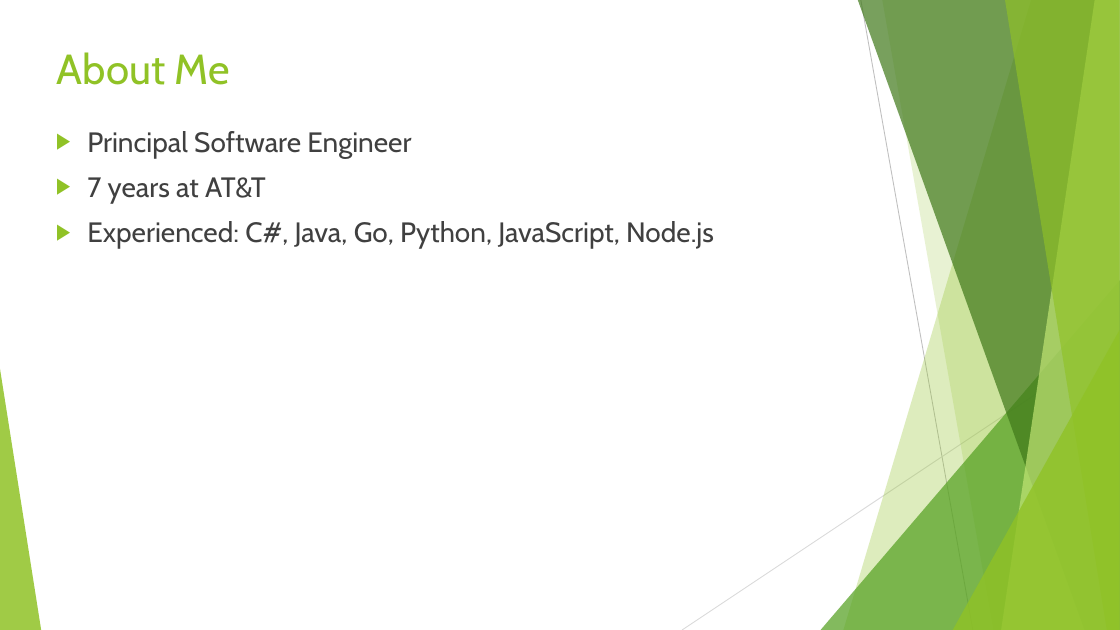
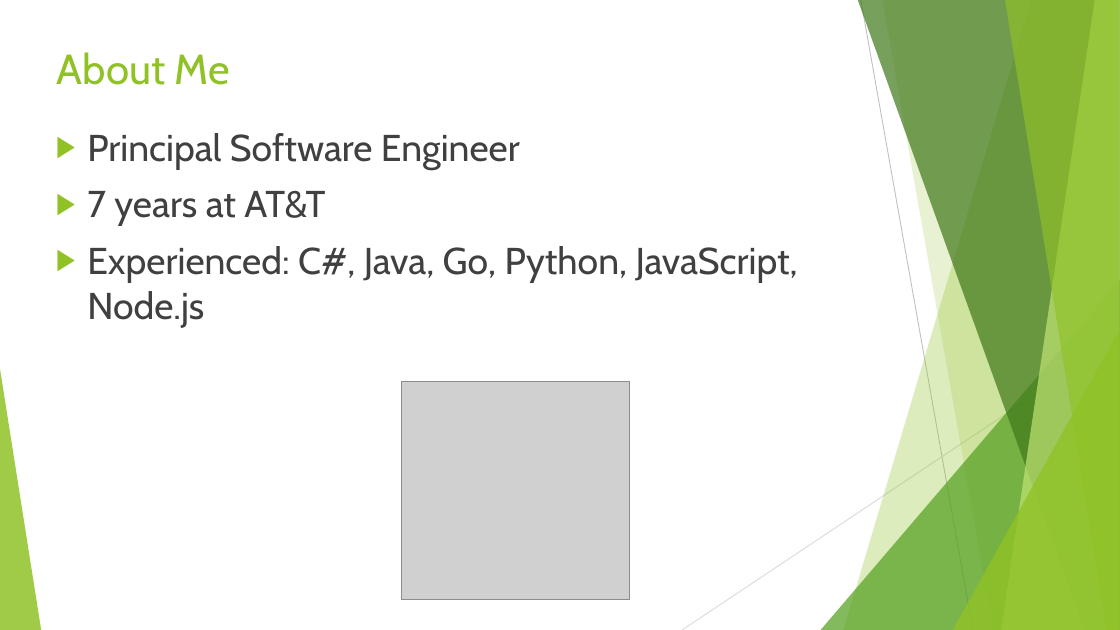
Before and after one commit to idanshal/sb-todo-app-tdp, a slide deck: slide 2 of course_data/presentations/practical_spring_boot_for_tdp_01.pptx. Drawn at 1120x630 pixels with LibreOffice and Linux fonts; fonts in the diff are those of the drawing; grey boxes stand for pictures. Boxes give left, top, right and bottom in pixels: in the first picture for what was removed or moved away, otherwise in the second. Text is boxed around its words. In the diff, an @@ line names an element or a change of style, - is before the commit and + after.

```diff
--- a/course_data/presentations/practical_spring_boot_for_tdp_01.pptx
+++ b/course_data/presentations/practical_spring_boot_for_tdp_01.pptx
@@ text "Principal Software Engineer" at [87,133,798,327]: size 24 to 32 pt @@
@@ picture added at [402,381,629,600] @@
```
Also in this commit, not shown: 7 other slides changed, 1 slide added, 7 slides removed, 1 other file.
